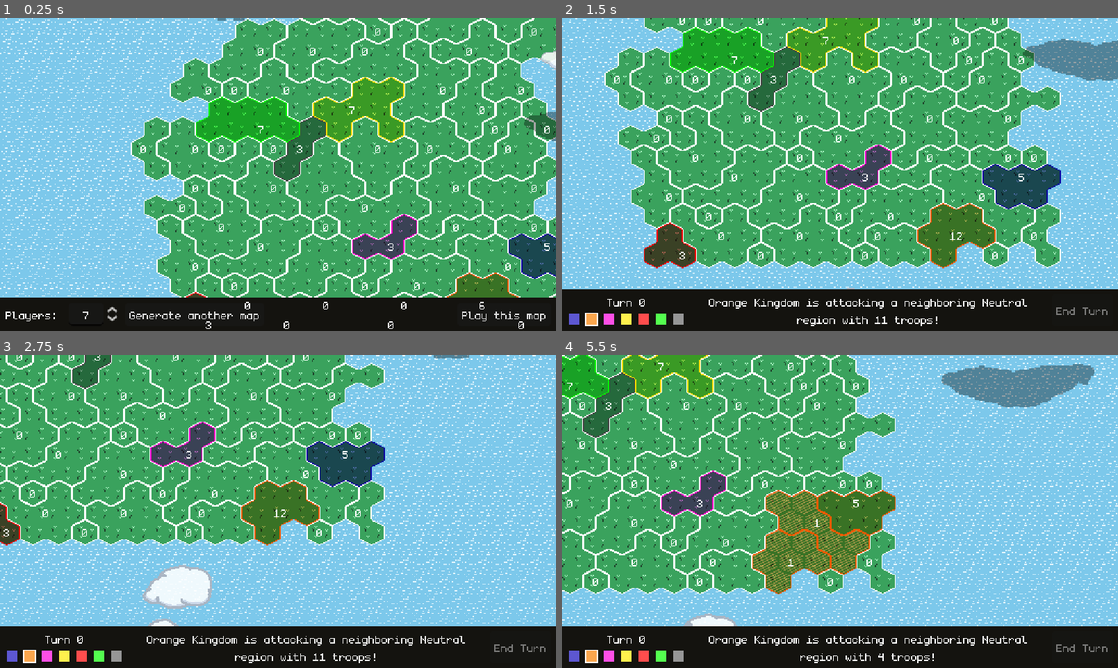
Above: before the commit, frames 1-4 (two rows, left to right).
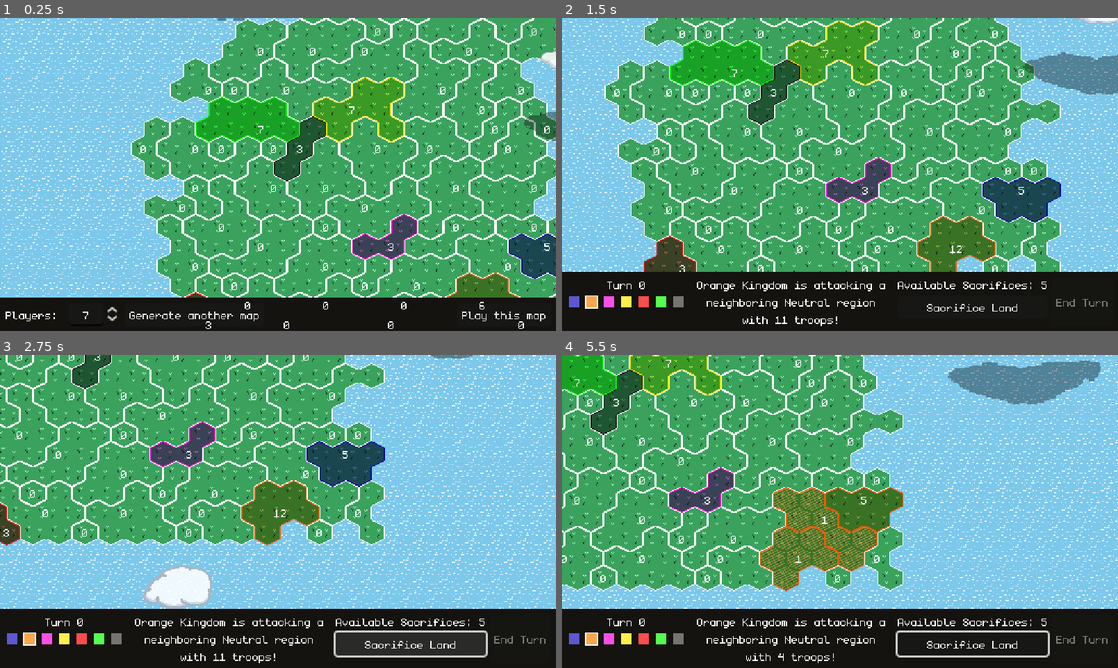
Above: after the commit, the same moments.

Repository: feored/LD54
Game: Godot game, scene res://scenes/main.tscn
The game is run twice, just before and just after one commit, with the same random seed, the same clock (stepped at 60 frames per second) and the same inputs.
Inputs (mouse positions are in pixels of both pictures, inside the frame that each line leads up to):
- Up to frame 1 (0.25 s): no input
- Up to frame 2 (1.5 s): click "Play this map" at 0.5 s; click "End Turn" at 1.25 s
- Up to frame 3 (2.75 s): click (411, 642) at 2 s, where only the run after the commit has a clickable "Sacrifice Land"
- Up to frame 4 (5.5 s): click (973, 642) at 2.75 s, where only the run after the commit has a clickable "Sacrifice Land"; click (973, 642) at 3.5 s, where only the run after the commit has a clickable "Sacrifice Land"; move the mouse to (962, 495) at 4.27 s; click (962, 495) at 4.42 s; move the mouse to (728, 527) at 5.02 s; click (728, 527) at 5.17 s

The runs differ from the first frame. In frame 1, 0.1% of the frame differs, in the area x 49-59%, y 31-53%; in frame 2, 35%, in the area x 0-100%, y 0-99%; in frame 3, 9.6%; in frame 4, 29%.

Commit message:
camera now draggable by click

Diff:
--- a/constants.gd
+++ b/constants.gd
@@ -22,7 +22,7 @@
 	0xffea00ff,  # yellow
 	0xff0000ff,  # red
 	0x0bfc03ff,  # green
-	0x696969ff,  # grey
+	0x393939ff,  # grey
 ]
 
 const TEAM_NAMES = [
--- a/scenes/camera/Camera2D.gd
+++ b/scenes/camera/Camera2D.gd
@@ -7,33 +7,39 @@
 
 
 @onready var viewport_size = get_viewport().content_scale_size
-
+var start_position = Vector2.ZERO
 
 # Called every frame. 'delta' is the elapsed time since the previous frame.
 func _process(_delta):
-	if Settings.input_locked:
+	pass
 
-		return
+
+func move():
 	var local_mouse_pos = get_local_mouse_position()
-	if local_mouse_pos.x < edge and position.x > -limit:
+	if local_mouse_pos.x < start_position.x and position.x > -limit:
 		position.x -= step
-	elif local_mouse_pos.x > viewport_size.x - edge	and position.x < limit:
+	elif local_mouse_pos.x > start_position.x	and position.x < limit:
 		position.x += step
-	elif local_mouse_pos.y < edge  and position.y > -limit:
+	if local_mouse_pos.y < start_position.y  and position.y > -limit:
 		position.y -= step
-	elif local_mouse_pos.y > viewport_size.y - edge	and position.y < limit:
+	elif local_mouse_pos.y > start_position.y	and position.y < limit:
 		position.y += step
 
+func _input(event):
+	if Settings.input_locked:
+		return
+	if event is InputEventMouseButton:
+		if event.button_index == MOUSE_BUTTON_LEFT:
+			print(event.button_index, event.pressed)
+			if event.pressed:
+				start_position = get_local_mouse_position()
+			else:
+				start_position = Vector2.ZERO
+	elif event is InputEventMouseMotion:
+		if start_position != Vector2.ZERO:
+			move()
 
 func move_bounded(target, precision = 1):
-	# if target.x > limit:
-	# 	target.x = limit
-	# elif target.x < -limit:
-	# 	target.x = -limit
-	# if target.y > limit:
-	# 	target.y = limit
-	# elif target.y < -limit:
-	# 	target.y = -limit
 	self.position = target - Vector2(self.viewport_size/2)
 	var arrived_center = target
 	while abs((arrived_center - get_screen_center_position()).length_squared()) > precision:
--- a/scenes/main.gd
+++ b/scenes/main.gd
@@ -32,6 +32,8 @@
 
 # Called when the node enters the scene tree for the first time.
 func _ready():
+	UI.visible = false
+	SelectionUI.visible = true
 	self.world.init_world()
 	self.gen_world()
 
--- a/scenes/main.tscn
+++ b/scenes/main.tscn
@@ -77,9 +77,8 @@
 [node name="UI" type="CanvasLayer" parent="."]
 unique_name_in_owner = true
 layer = 2
-visible = false
-
-[node name="PanelContainer" type="PanelContainer" parent="UI"]
+
+[node name="Panel" type="PanelContainer" parent="UI"]
 anchors_preset = 12
 anchor_top = 1.0
 anchor_right = 1.0
@@ -90,35 +89,35 @@
 theme = ExtResource("5_5yrco")
 theme_override_styles/panel = SubResource("StyleBoxFlat_wp2ga")
 
-[node name="MarginContainer" type="MarginContainer" parent="UI/PanelContainer"]
+[node name="MarginContainer" type="MarginContainer" parent="UI/Panel"]
 layout_mode = 2
 theme_override_constants/margin_left = 5
 theme_override_constants/margin_top = 5
 theme_override_constants/margin_right = 5
 theme_override_constants/margin_bottom = 5
 
-[node name="HBoxContainer" type="HBoxContainer" parent="UI/PanelContainer/MarginContainer"]
-layout_mode = 2
-
-[node name="HBoxContainer" type="HBoxContainer" parent="UI/PanelContainer/MarginContainer/HBoxContainer"]
+[node name="HBoxContainer" type="HBoxContainer" parent="UI/Panel/MarginContainer"]
+layout_mode = 2
+
+[node name="HBoxContainer" type="HBoxContainer" parent="UI/Panel/MarginContainer/HBoxContainer"]
 layout_mode = 2
 size_flags_horizontal = 3
 
-[node name="VBoxContainer" type="VBoxContainer" parent="UI/PanelContainer/MarginContainer/HBoxContainer/HBoxContainer"]
-layout_mode = 2
-
-[node name="TurnLabel" type="Label" parent="UI/PanelContainer/MarginContainer/HBoxContainer/HBoxContainer/VBoxContainer"]
+[node name="VBoxContainer" type="VBoxContainer" parent="UI/Panel/MarginContainer/HBoxContainer/HBoxContainer"]
+layout_mode = 2
+
+[node name="TurnLabel" type="Label" parent="UI/Panel/MarginContainer/HBoxContainer/HBoxContainer/VBoxContainer"]
 unique_name_in_owner = true
 layout_mode = 2
 text = "Turn 0"
 horizontal_alignment = 1
 vertical_alignment = 1
 
-[node name="TurnContainer" type="HBoxContainer" parent="UI/PanelContainer/MarginContainer/HBoxContainer/HBoxContainer/VBoxContainer"]
-unique_name_in_owner = true
-layout_mode = 2
-
-[node name="Message" type="Label" parent="UI/PanelContainer/MarginContainer/HBoxContainer/HBoxContainer"]
+[node name="TurnContainer" type="HBoxContainer" parent="UI/Panel/MarginContainer/HBoxContainer/HBoxContainer/VBoxContainer"]
+unique_name_in_owner = true
+layout_mode = 2
+
+[node name="Message" type="Label" parent="UI/Panel/MarginContainer/HBoxContainer/HBoxContainer"]
 unique_name_in_owner = true
 layout_mode = 2
 size_flags_horizontal = 3
@@ -127,7 +126,18 @@
 autowrap_mode = 3
 script = ExtResource("7_y3mfw")
 
-[node name="TurnButton" type="Button" parent="UI/PanelContainer/MarginContainer/HBoxContainer"]
+[node name="VBoxContainer" type="VBoxContainer" parent="UI/Panel/MarginContainer/HBoxContainer"]
+layout_mode = 2
+
+[node name="Label" type="Label" parent="UI/Panel/MarginContainer/HBoxContainer/VBoxContainer"]
+layout_mode = 2
+text = "Available Sacrifices: 5"
+
+[node name="SacrificeButton" type="Button" parent="UI/Panel/MarginContainer/HBoxContainer/VBoxContainer"]
+layout_mode = 2
+text = "Sacrifice Land"
+
+[node name="TurnButton" type="Button" parent="UI/Panel/MarginContainer/HBoxContainer"]
 unique_name_in_owner = true
 layout_mode = 2
 size_flags_horizontal = 0
@@ -136,6 +146,7 @@
 
 [node name="SelectionUI" type="CanvasLayer" parent="."]
 unique_name_in_owner = true
+visible = false
 
 [node name="PanelContainer" type="PanelContainer" parent="SelectionUI"]
 anchors_preset = 12
@@ -185,7 +196,7 @@
 layout_mode = 2
 text = "Play this map"
 
-[connection signal="pressed" from="UI/PanelContainer/MarginContainer/HBoxContainer/TurnButton" to="." method="_on_turn_button_pressed"]
+[connection signal="pressed" from="UI/Panel/MarginContainer/HBoxContainer/TurnButton" to="." method="_on_turn_button_pressed"]
 [connection signal="value_changed" from="SelectionUI/PanelContainer/MarginContainer/HBoxContainer/HBoxContainer/TeamNum" to="." method="_on_team_num_value_changed"]
 [connection signal="pressed" from="SelectionUI/PanelContainer/MarginContainer/HBoxContainer/HBoxContainer/GenerateBtn" to="." method="_on_generate_btn_pressed"]
 [connection signal="pressed" from="SelectionUI/PanelContainer/MarginContainer/HBoxContainer/PlayBtn" to="." method="_on_play_btn_pressed"]
